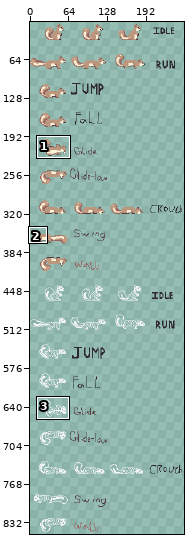
File history of a pixel-art file, Project/assets/player/squirrel.aseprite. Above: a wide view before the commit, with the close-up outlined.
Close-up. The starting point:
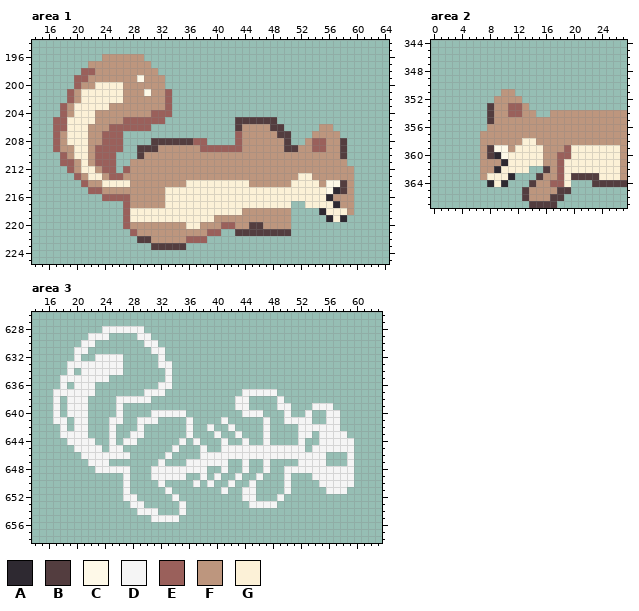
256x864 pixels, 1 frame. Colours within 5 levels of each other are drawn and written as one. Shown: area 1: x 14..64, y 194..225; area 2: x 0..27, y 344..367; area 3: x 14..63, y 626..658. The wide view leaves out empty margins.
Visible layers, top first: "skeleton", "default".
Palette (. is transparent): A #2e2931  B #533d3f  C #fef9e8  D #f5f5f5  E #9a605b  F #bd967e  G #fcf1d7
Pixels before, area 1, first column x 17:
196 .......FFFFFF..............................
197 .....FFFFFFFFF.............................
198 ....EEFFFFFFFFF............................
199 ...EEFFFFFFFCFFF...........................
200 ...EFFGGGGFFFFFF...........................
201 ..EFGGGGGGFFFCFFE..........................
202 ..EFGGGGGGFFFFFFE..........................
203 .EFGGGGGFFFFFFFFE..........................
204 .EFGGGFFFFFFFFEEE..........................
205 EEGGGGFFFFEEEEEE..........BBBBBB...........
206 EEGGGFFFEEEEEE............BFFFFBB.....FF...
207 EFGGGFFEEE................EFFFFFBB...FFFF..
208 EFGGGFFEEE....BBBBBBEE....EFFFFFFB..FEEFFB.
209 EFFGGFEEEE..BBBFFFFFFEEEEEEFFFFFFBBFFEEFFB.
210 .EFGGFEEE...BFFFFFFFFFFFFFFFFFFFFFFFFFFFFB.
211 .EEFGFEEE..FFFFFFFFFFFFFFFFFFFFFFFFFFFFFFF.
212 ..EFGGFEE.EFFFFFFFFFFFFFFFFFFFFFFFFFFFFFFFF
213 ...EFGGFEEFFFFFFFFFFFFFFFFFFFFFFFFFGGFFFFFF
214 ....EFFGGGGFFFFFFFFGGGGGGGGGFFFFFFGGGGFCCBF
215 .....EEFFFFFFFFFGGGGGGGGGGGGGGGGGGGGGGGCABF
216 .......EEEEFFFFFGGGGGGGGGGGGGGGGGGGGGGGAFFF
217 ..........EFFFFFGGGGGGGGGGGGGGGGGG..GGGGAFF
218 ..........EGGGGGGGGGGGGGGGGFFFFFFF....AGGGF
219 ..........EGGGGGGGGGGGGFFFFFFFFFFF.....AGA.
220 ..........EFFFFFFFFGGFFFEEFFBBFFFF.........
221 ...........EFFFFFFFFFFEE..BBBBBBBB.........
222 ............BBFFFFFEEE.....................
223 ..............BBBBB........................
Pixels before, area 2, first column x 7:
351 ...FF................
352 ..FFFF...............
353 .BFFEEF..............
354 .BFFEEFF..FFFFFFFFFFF
355 .BFFFFFFFFFFFFFFFFFFF
356 .FFFFFFFFFFFFFFFFFFFF
357 FFFFFFFFFFFFFFFFFFFFF
358 FFFFFFGGFFFFFFFFFFFFF
359 FBCCFGGGGFFFEGGGGGGGF
360 FBACGGGGGFFEEGGGGGGGF
361 FFFAGGGGGFFEGGGGGGGGF
362 FFAGGGG..BFEGGGGGGGGF
363 FGGGA...BFFEGBBBBGGGF
364 .AGA...BFFEEG...BBBBB
365 ......BFFFFBB........
366 ......BFFFBB.........
367 .......BBBB..........
Pixels before, area 3, first column x 17:
628 .......DDDDDD..............................
629 .....DDD....DD.............................
630 ....DD.......DD............................
631 ...DD.........DD...........................
632 ...D..DDDD.....D...........................
633 ..DDDDDDDD.....DD..........................
634 ..D.DDDDDD......D..........................
635 .DDDDDDD........D..........................
636 .D.DDD.........DD..........................
637 DDDDDD.......DDD...........DDDDD...........
638 D.DDD....DDDDD............DD....D..........
639 D.DDD....D................DD....DD...DDD...
640 D.DDD....D....DDDDD........DDD...D..D..DD..
641 DD.DD...DD..DDD....D....D.....D..DDDD..DD..
642 .D.DD...D...D......D..D..D....D....DDDDDD..
643 .DDDD...D..DD......D...D..D...D....DD.DDDD.
644 ..DDDD..D.DD......D.D...D..D..D....D..DDDDD
645 ...DDDD.DD.......D...D..DDDDDDDDDDDD.DDDDDD
646 ....DDDDDDD.....D....DDDDDDDDDDDDDDDDDD...D
647 .....DDD.......D...DDDDDD..D..D....DDDD...D
648 ......DDDDD...DDDDDDDD..D..D..D..DDDDDDDDDD
649 ..........D...DDDDD..D.D..D..D...D...DDDDDD
650 ..........D....D....D.D..D..D....D....DDDDD
651 ..........D.....D.......D..DD....D.....DDD.
652 ..........DD.....D.........DD...D..........
653 ...........DD.....D.........DDDD...........
654 ............DDD...D........................
655 ..............DDDD.........................
Now the later version:
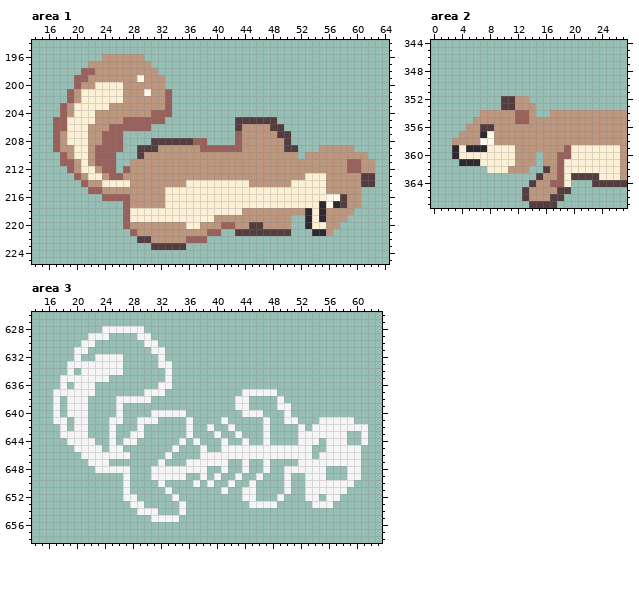
What changed:
Area 1, layer "default":
y 206: x 55..56 FF -> ..
y 207: x 54..57 FFFF -> ....
y 208: x 53..58 FEEFFB -> ......
y 209: x 52..55 FFEE -> ...F; x 58..59 B. -> FF
y 210: x 52 F -> .; x 58..61 B... -> FFFF
y 211: x 59..62 .... -> EEFF
y 212: x 59..62 F... -> EEFF
y 213: x 52 G -> F; x 54..55 FF -> GG; x 60..62 ... -> FBB
y 214: x 55..58 FCCB -> GFFF; x 60..62 ... -> FBB
y 215: x 56..58 CAB -> FFF; x 60 . -> F
y 216: x 56..58 AFF -> CCB; x 60 . -> F
y 217: x 51..52 .. -> GG; x 55..56 GG -> AC; x 58 F -> B; x 60 . -> F
y 218: x 51..54 .... -> FFAG; x 56..58 GGG -> FFF
y 219: x 53..58 ...AGA -> AGAFFF
y 220: x 53..57 ..... -> AGGFF
y 221: x 54..56 ... -> AAF
Area 2, layer "default":
y 351: x 10..11 FF -> ..
y 352: x 9..11 FFF -> .BB; x 13 . -> F
y 353: x 8..12 BFFEE -> ..BBF; x 14 . -> F
y 354: x 7..8 .B -> FF; x 11 E -> F; x 13 F -> E
y 355: x 6..8 ..B -> FFF; x 12..13 FF -> EE
y 356: x 5..8 ...F -> FFBB
y 357: x 4..8 ...FF -> FFFAC
y 358: x 3..8 ....FF -> FFFFCC; x 13..14 GG -> FF
y 359: x 3..15 ....FBCCFGGGG -> AGAAAGGGGFFFF
y 360: x 3..10 ....FBAC -> AGGGGGGG; x 12..15 GGGG -> FFF.
y 361: x 4..10 ...FFFA -> AAAGGGG; x 12..15 GGGG -> FFF.
y 362: x 7..9 FFA -> .GG; x 11..13 GGG -> FFF
y 363: x 7..11 FGGGA -> .....
y 364: x 8..10 AGA -> ...
Area 3, layer "skeleton":
y 639: x 54..56 DDD -> ...
y 640: x 53 D -> .; x 56..57 DD -> ..
y 641: x 52..53 DD -> ..; x 55 . -> D; x 58..59 .. -> DD
y 642: x 53 D -> .; x 58..61 .... -> DDDD
y 643: x 54 . -> D; x 61 . -> D
y 644: x 53..55 ..D -> DD.; x 59 D -> .; x 61 . -> D
y 645: x 53..55 .DD -> D..; x 60 . -> D
y 646: x 54 D -> .; x 56..58 ... -> DDD; x 60 . -> D
y 647: x 56..58 ... -> DDD; x 60 . -> D
y 648: x 56..58 DDD -> ...; x 60 . -> D
y 649: x 53 . -> D; x 56..58 DDD -> ...; x 60 . -> D
y 650: x 53..54 .. -> DD
y 651: x 53..55 ... -> DDD
y 652: x 53..54 .. -> DD; x 56..57 .. -> DD
y 653: x 54..56 ... -> DDD
Where, in picture pixels (left, top, right, bottom), the same in both close-ups:
changed: (291, 124, 375, 236)
changed: (452, 89, 543, 187)
changed: (298, 403, 368, 508)
